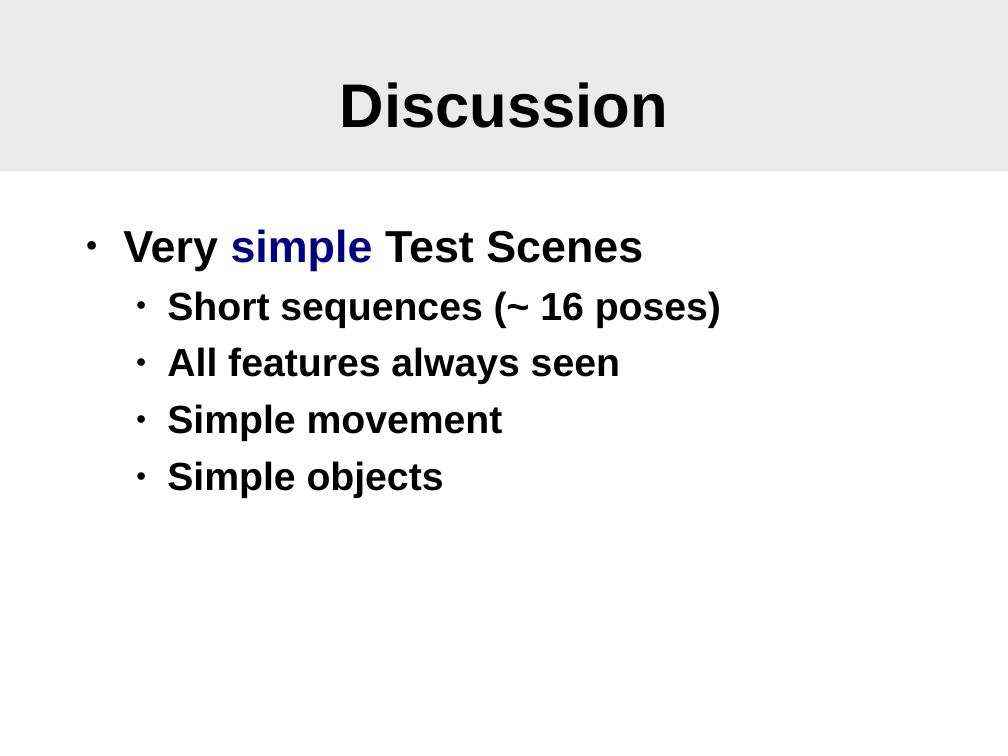
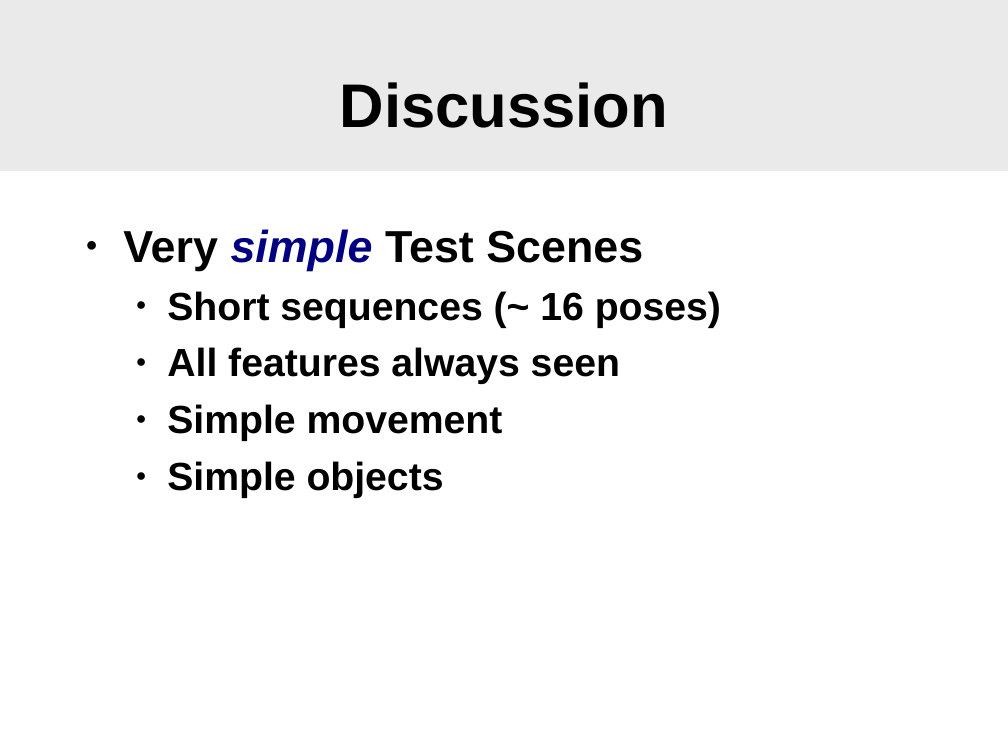
Before and after one commit to SgtPepper123/ICP_3dPhoto, a slide deck: slide 21 of slam/WhyFilter.odp (slide 19 before the commit). Drawn at 1008x756 pixels with LibreOffice and Linux fonts; fonts in the diff are those of the drawing; background and template pictures are left out. Boxes give left, top, right and bottom in pixels: in the first picture for what was removed or moved away, otherwise in the second. Text is boxed around its words. In the diff, an @@ line names an element or a change of style, - is before the commit and + after.

```diff
--- a/slam/WhyFilter.odp
+++ b/slam/WhyFilter.odp
@@ text at <box>123,229,643,271</box>: italic on in "simple" @@
```
Also in this commit, not shown: 2 other slides changed, 3 slides added, 1 slide removed.
